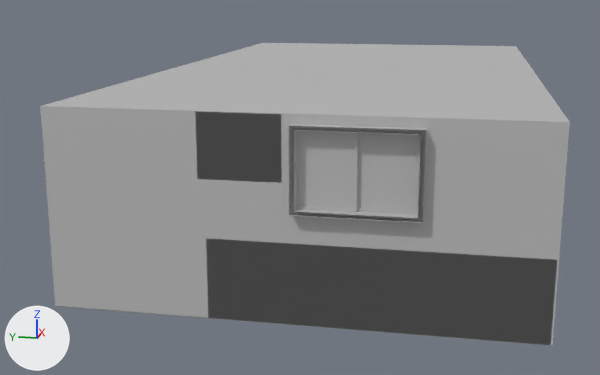
A saved change to the FBX model Assets Source Files/models/Kitchen_Diningroom.fbx.
Before and after are seen from a 50 mm lens placed at (-16.0, -1.93, 3.92), pointed at (-1.94, 0.88, 0.41). The axes (+X, +Y, +Z) are drawn at lower left. The lights are the same throughout. Where no turn or scale is listed for an object, it has been applied to the vertices. Vertices at the same position are counted once.

Names of what the first picture shows: 'Corner_Counter', 'Kitchen_Cupboard_high', 'Kitchen_Cupboard_low', 'Kitchen_DiningRoom', 'Sink', 'Window_Frame', 'Window_Pane2', 'Window_Pane3'.
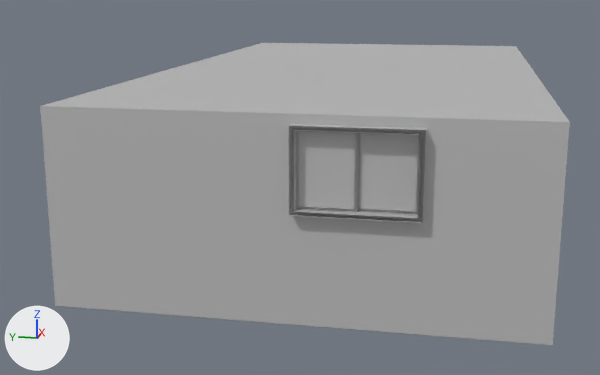
What differs and where, as boxes (x1, y1, x2, y2) in the pictures (600 x 375 px):
'Sink', reshaped (not visible afterwards): before (289, 244, 424, 335)
'Kitchen_Cupboard_high', reshaped (not visible afterwards): before (195, 112, 282, 183)
'Corner_Counter', reshaped (not visible afterwards): before (421, 252, 557, 345)
'Kitchen_Cupboard_low', reshaped (not visible afterwards): before (206, 239, 289, 324)

The change in detail:
me_mesh_009 has 16 vertices, 13 faces and spans x -0.31..0.31, y -0.716..0.716, z 0.0..1.0.
me_mesh_009 is used by ob_corner_counter; location (-6.69, -2.26, 0.0).
Verts and faces of me_mesh_009; kept vertices keep their numbers, new ones are numbered from 16.
Before the commit, vertices of me_mesh_009: 0 (-0.31, -0.716, 0.0) at pixel (550, 344), 1 (0.31, -0.716, 0.0), 2 (0.31, -0.716, 1.0), 3 (-0.31, -0.716, 1.0) at pixel (557, 259), 4 (-0.31, 0.716, 0.0) at pixel (421, 334).
Before the commit, vertices of me_mesh_009: 5 (0.31, 0.716, 0.0), 7 (-0.31, 0.716, 1.0) at pixel (424, 251).
Part 4, on me_mesh_009:
Vertices deleted: 0, 4 (with the faces that use them).
me_mesh_036 has 68 vertices, 58 faces and spans x -0.31..0.31, y -0.77..0.77, z 0.0..1.17.
me_mesh_036 is used by ob_sink; location (-6.69, -0.77, 0.0).
Verts and faces of me_mesh_036; kept vertices keep their numbers, new ones are numbered from 68.
Before the commit, vertices of me_mesh_036: 36 (-0.31, -0.77, 0.0) at pixel (421, 334), 37 (0.31, -0.77, 0.0), 38 (-0.31, -0.77, 1.0) at pixel (424, 251), 40 (-0.31, 0.77, 1.0) at pixel (289, 243), 42 (-0.31, 0.77, 0.0) at pixel (289, 324).
Before the commit, vertices of me_mesh_036: 43 (0.31, 0.77, 0.0).
Part 1, on me_mesh_036:
Vertices deleted: 36 (with the faces that use them).
me_mesh_018 has 20 vertices, 15 faces and spans x -0.209..0.209, y -0.5..0.5, z -0.393..0.393.
me_mesh_018 is used by ob_kitchen_cupboard_high; location (-6.79, 0.59, 2.11).
Verts and faces of me_mesh_018; kept vertices keep their numbers, new ones are numbered from 20.
Before the commit, vertices of me_mesh_018: 0 (-0.209, -0.5, -0.393) at pixel (281, 182), 2 (-0.209, -0.5, 0.393) at pixel (281, 114), 4 (-0.209, 0.5, 0.393) at pixel (195, 111), 6 (-0.209, 0.5, -0.393) at pixel (197, 178).
Part 3, on me_mesh_018:
Faces deleted: (0, 2, 4, 6).
me_mesh_015 has 20 vertices, 15 faces and spans x -0.28..0.28, y -0.5..0.5, z 0.0..1.0.
me_mesh_015 is used by ob_kitchen_cupboard_low; location (-6.72, 0.5, 0.0).
Verts and faces of me_mesh_015; kept vertices keep their numbers, new ones are numbered from 20.
Before the commit, vertices of me_mesh_015: 0 (-0.28, -0.5, 0.0) at pixel (289, 324), 1 (0.28, -0.5, 0.0), 2 (-0.28, -0.5, 1.0) at pixel (289, 243), 4 (-0.28, 0.5, 1.0) at pixel (206, 238), 6 (-0.28, 0.5, 0.0) at pixel (208, 317).
Before the commit, vertices of me_mesh_015: 7 (0.28, 0.5, 0.0).
Part 2, on me_mesh_015:
Faces deleted: (0, 6, 7, 1), (0, 2, 4, 6).
